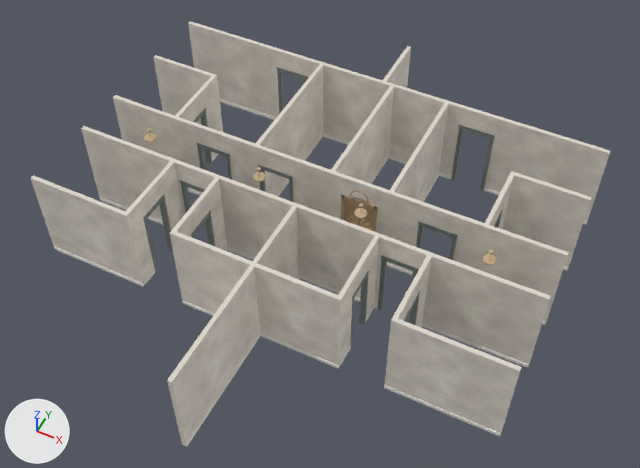
The glTF model kits/torre-art-deco/pieces/plan_low.glb as it was, and as the next commit left it.
Both versions are drawn from a 50 mm lens placed at (7.59, -14.59, 19.31), pointed at (0.36, -0.13, 1.25). The axes (+X, +Y, +Z) are drawn at lower left. The lights are the same throughout. The older version comes first.

The scene before the commit, as lines of its bpy script (objects in view):
```python
me_plan_low_bronze = bpy.data.meshes.new('plan_low_bronze')
me_plan_low_bronze.from_pydata(...)  # 438 vertices, 820 faces; spans x -5.17..5.17, y -0.22..0.78, z 0.0..2.85
me_plan_low_bronze.materials.append(mat_bronze)  # beige #c4aa85
me_plan_low_frame = bpy.data.meshes.new('plan_low_frame')
me_plan_low_frame.from_pydata(...)  # 1196 vertices, 2028 faces; spans x -4.68..4.68, y -2.49..4.84, z 0.0..2.23
me_plan_low_frame.materials.append(mat_frame)  # grey #7d8581
me_plan_low_plaster = bpy.data.meshes.new('plan_low_plaster')
me_plan_low_plaster.from_pydata(...)  # 352 vertices, 648 faces; spans x -6.7..6.7, y -6.7..6.7, z 0.0..2.85
me_plan_low_plaster.materials.append(mat_plaster)
ob_plan_low_bronze = bpy.data.objects.new('plan_low_bronze', me_plan_low_bronze)
ob_plan_low_bronze.location = (0.0, 0.0, 0.0)
ob_plan_low_frame = bpy.data.objects.new('plan_low_frame', me_plan_low_frame)
ob_plan_low_frame.location = (0.0, 0.0, 0.0)
ob_plan_low_plaster = bpy.data.objects.new('plan_low_plaster', me_plan_low_plaster)
ob_plan_low_plaster.location = (0.0, 0.0, 0.0)
# also in view: 'plan_low_trim' at (0.0, 0.0, 0.06)
```
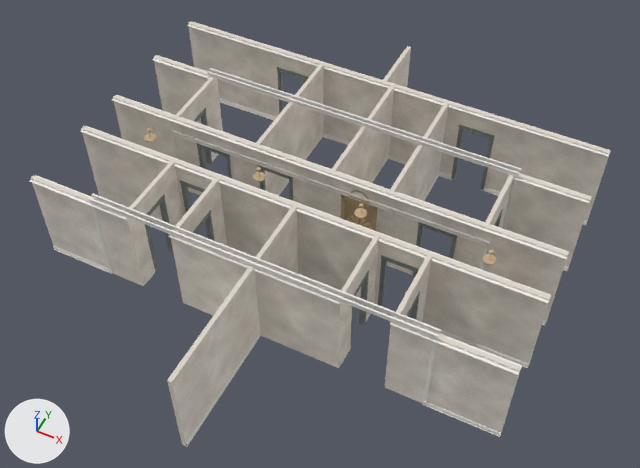
Changed parts and their boxes (x1, y1, x2, y2) in the pictures (640 x 468 px):
'molduras', added
    after: (29, 22, 611, 437)
'plan_low_trim', unchanged, covered by the edit
    before: (54, 99, 586, 446)
    after: (145, 153, 439, 446)

The change, as a list of edits to the scene's bpy script:
```text
Add me_molduras:
    me_molduras.from_pydata(...)  # 2304 vertices, 4176 faces; spans x -6.7..6.7, y -3.13..4.89, z 0.0..3.0
    me_molduras.materials.append(mat_trim)  # white #f5f2eb
Add ob_molduras:
    ob_molduras = bpy.data.objects.new('molduras', me_molduras)
    ob_molduras.location = (0.0, 0.0, 0.0)
```
